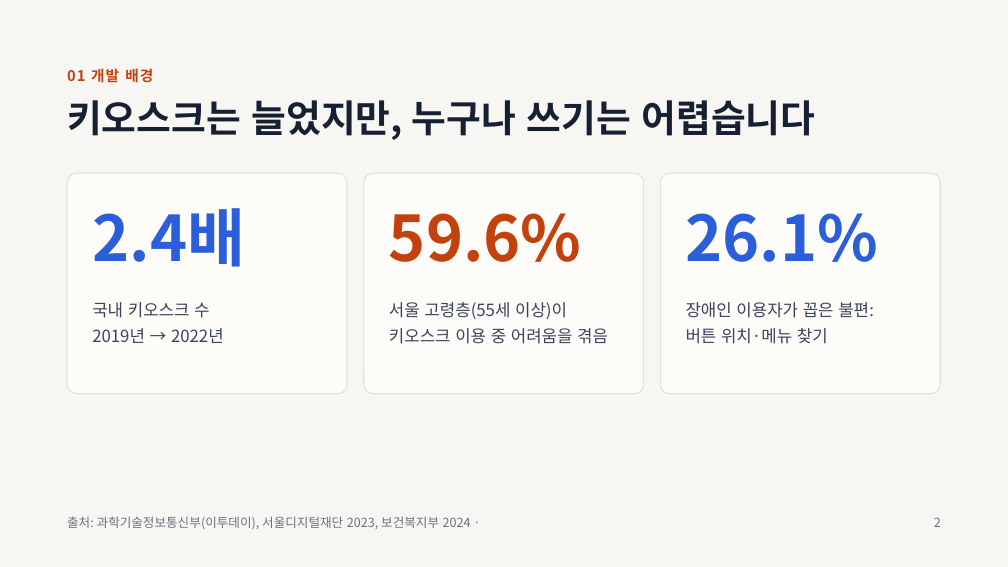
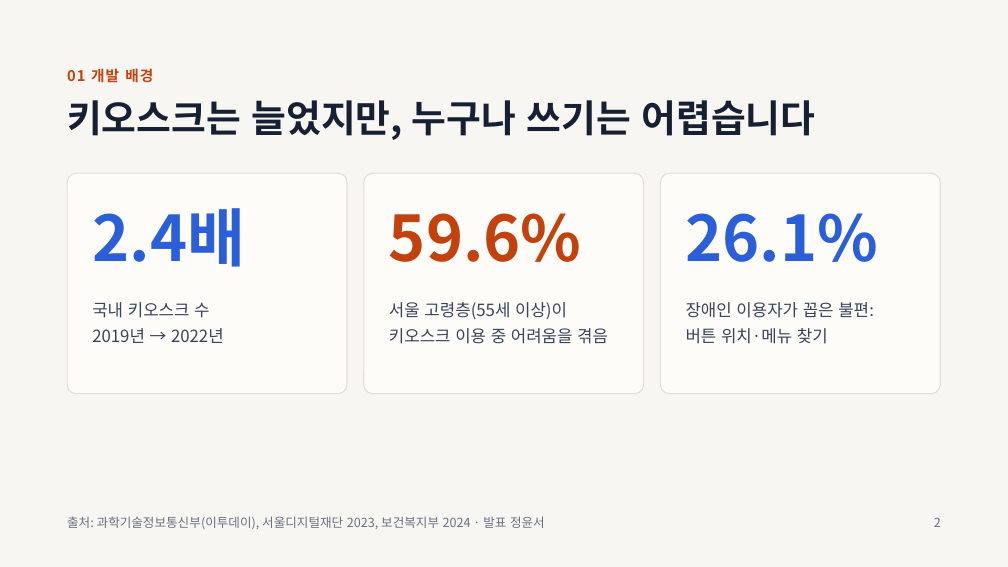
Before and after one commit to TeamProjectAIServiceDevelop/team-project, a slide deck: slide 2 of 자료/발표자료-KIOSSON.pptx. Drawn at 1008x567 pixels with LibreOffice and Linux fonts; fonts in the diff are those of the drawing. Boxes give left, top, right and bottom in pixels: in the first picture for what was removed or moved away, otherwise in the second. Text is boxed around its words. In the diff, an @@ line names an element or a change of style, - is before the commit and + after.

```diff
--- a/자료/발표자료-KIOSSON.pptx
+++ b/자료/발표자료-KIOSSON.pptx
@@ text at (x1=67, y1=516, x2=545, y2=529): text changed @@
-출처: 과학기술정보통신부(이투데이), 서울디지털재단 2023, 보건복지부 2024 ·
+출처: 과학기술정보통신부(이투데이), 서울디지털재단 2023, 보건복지부 2024 · 발표 정윤서
```
Also in this commit, not shown: 7 other slides changed, 1 other file.
